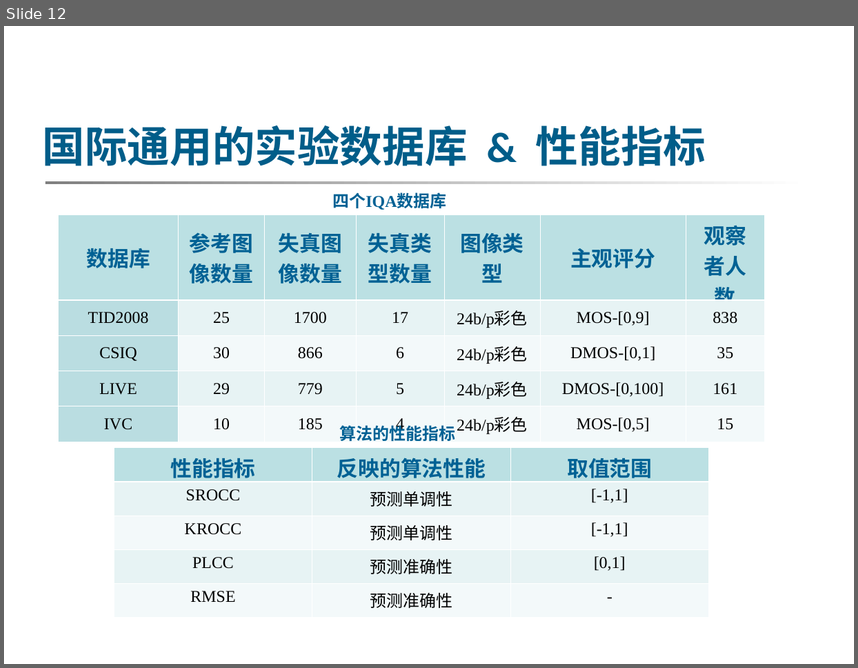
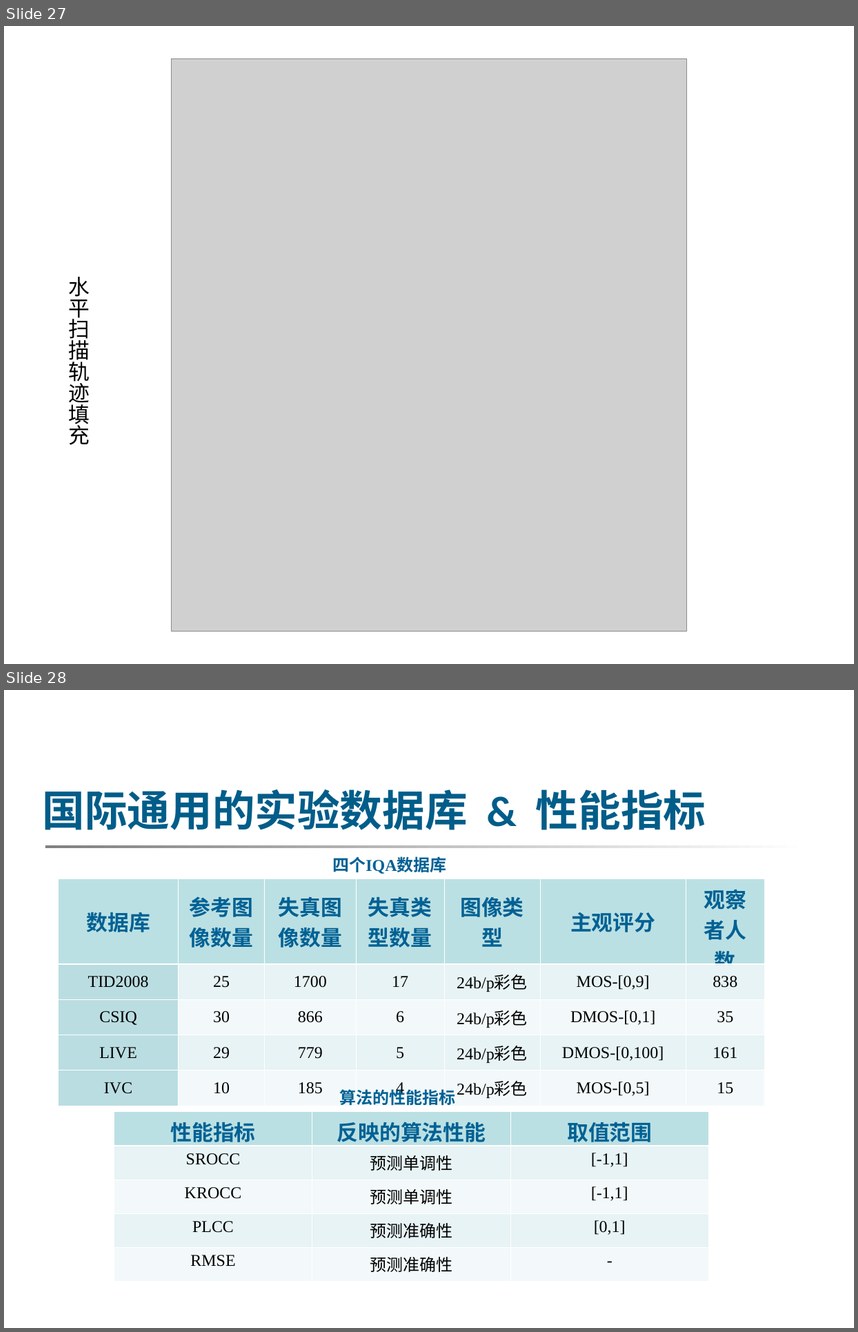
Before and after one commit to WutBottle/2021dissertation, a slide deck: 硕士论文答辩-张鹏.ppt. Shown one above the other, each under a label of ours: slide 12 before the commit, slides 27 and 28 after it. The pictures are 858x668 and 858x1332 pixels, drawn with LibreOffice and Linux fonts; fonts in the diff are those of the drawing; grey boxes stand for pictures; background and template pictures are left out. Boxes give left, top, right and bottom in pixels: in the first picture for what was removed or moved away, otherwise in the second. Text is boxed around its words. In the diff, an @@ line names an element or a change of style, - is before the commit and + after.

```diff
--- a/硕士论文答辩-张鹏.ppt
+++ b/硕士论文答辩-张鹏.ppt
@@ slide 27 added at bbox=[4, 26, 854, 664], background picture (left out) @@
@@ rectangle added at bbox=[4, 26, 854, 664], fill #FFFFFF, outline #FFFFFF 0.99 pt @@
@@ picture added at bbox=[172, 58, 688, 630] @@
@@ text added at bbox=[69, 276, 90, 445], 18 pt, text #000000 @@
+水平扫描轨迹填充
@@ what was slide 12 is now slide 28 @@
```
Also in this commit, not shown: 1 slide changed, 15 other slides added, 2 other files.
